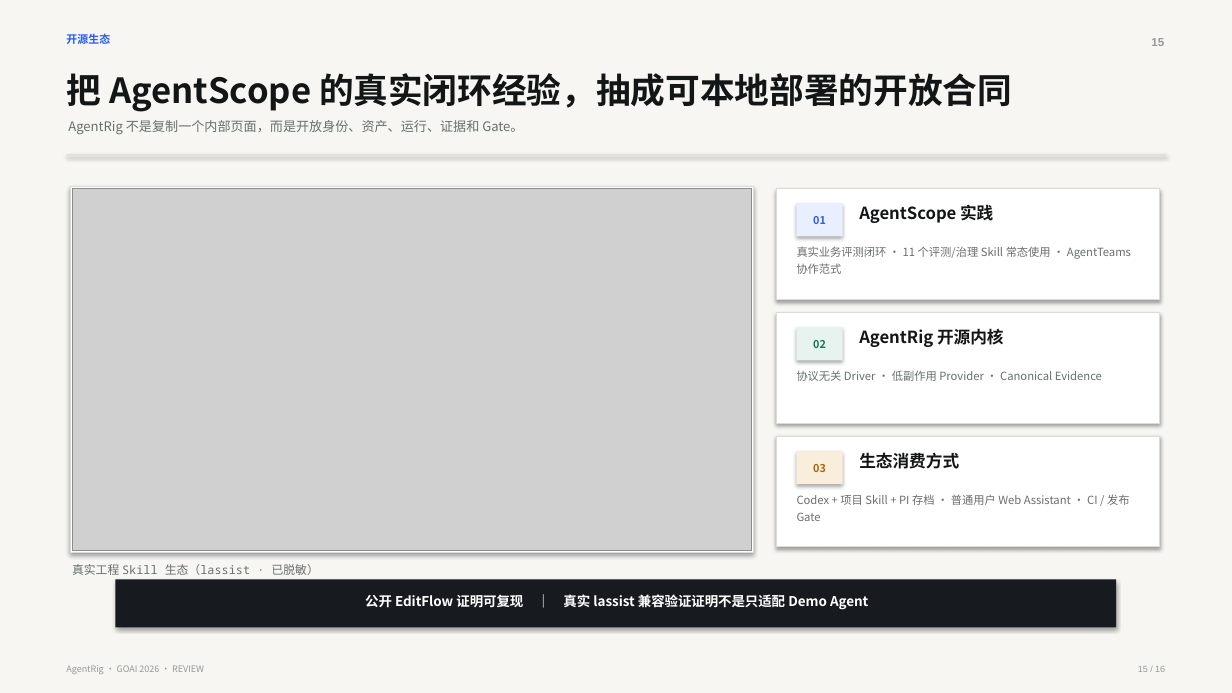
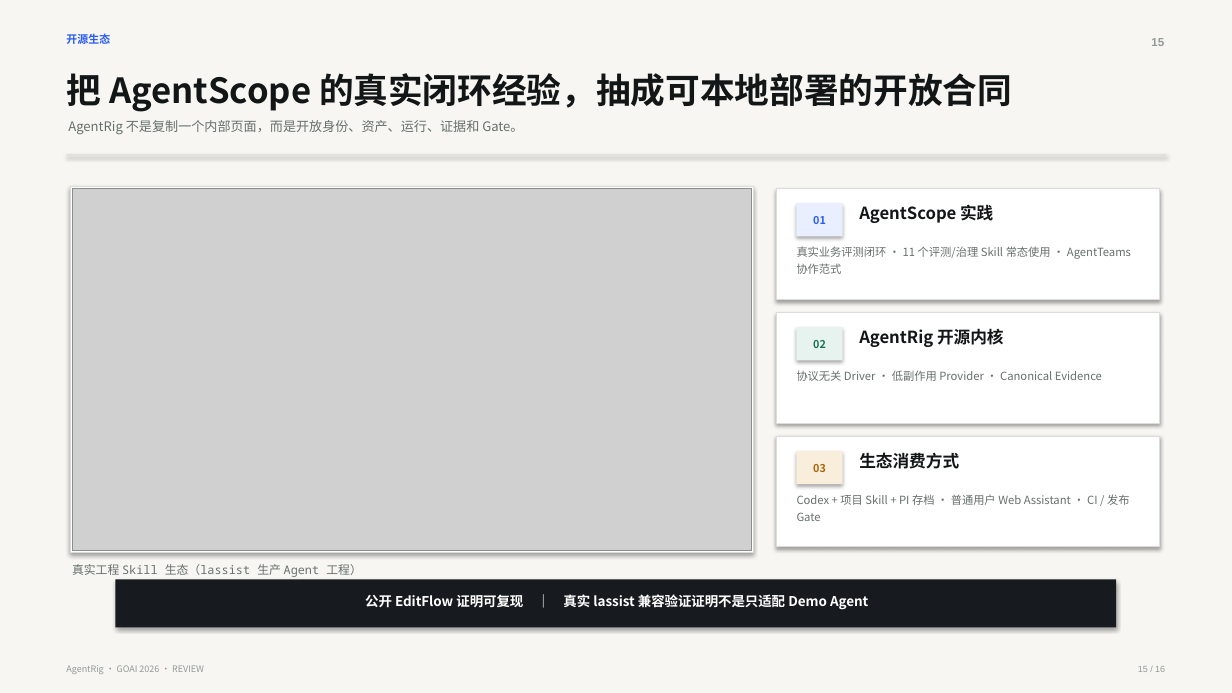
Before and after one commit to ChenCJ-io/agentrig, a slide deck: slide 15 of docs/competition/AgentRig-GOAI-2026-初赛方案.pptx. Drawn at 1232x693 pixels with LibreOffice and Linux fonts; fonts in the diff are those of the drawing; grey boxes stand for pictures. Boxes give left, top, right and bottom in pixels: in the first picture for what was removed or moved away, otherwise in the second. Text is boxed around its words. In the diff, an @@ line names an element or a change of style, - is before the commit and + after.

```diff
--- a/docs/competition/AgentRig-GOAI-2026-初赛方案.pptx
+++ b/docs/competition/AgentRig-GOAI-2026-初赛方案.pptx
@@ text at [72, 564, 362, 577]: text changed @@
-真实工程 Skill 生态（lassist · 已脱敏）
+真实工程 Skill 生态（lassist 生产 Agent 工程）
```
Also in this commit, not shown: 2 other slides changed, 7 other files.
